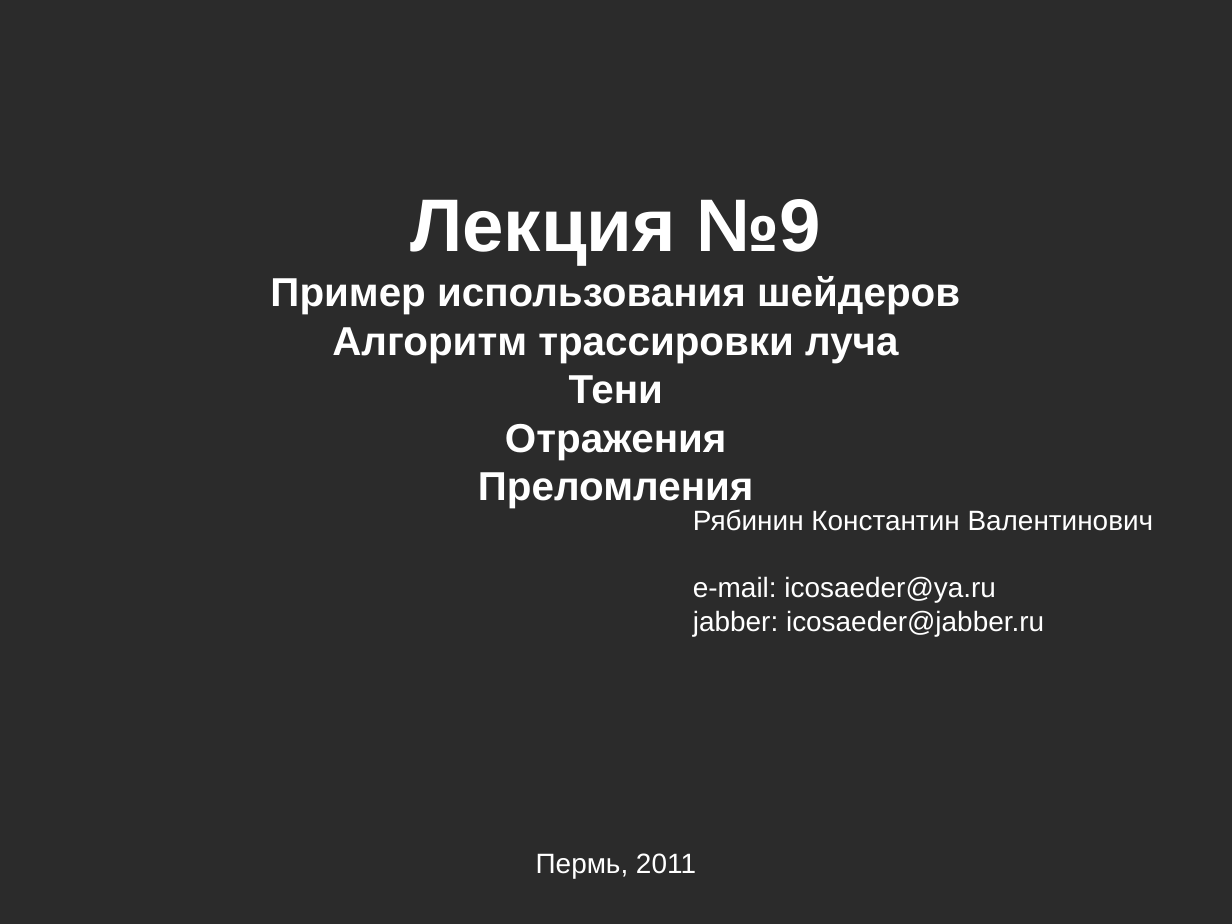
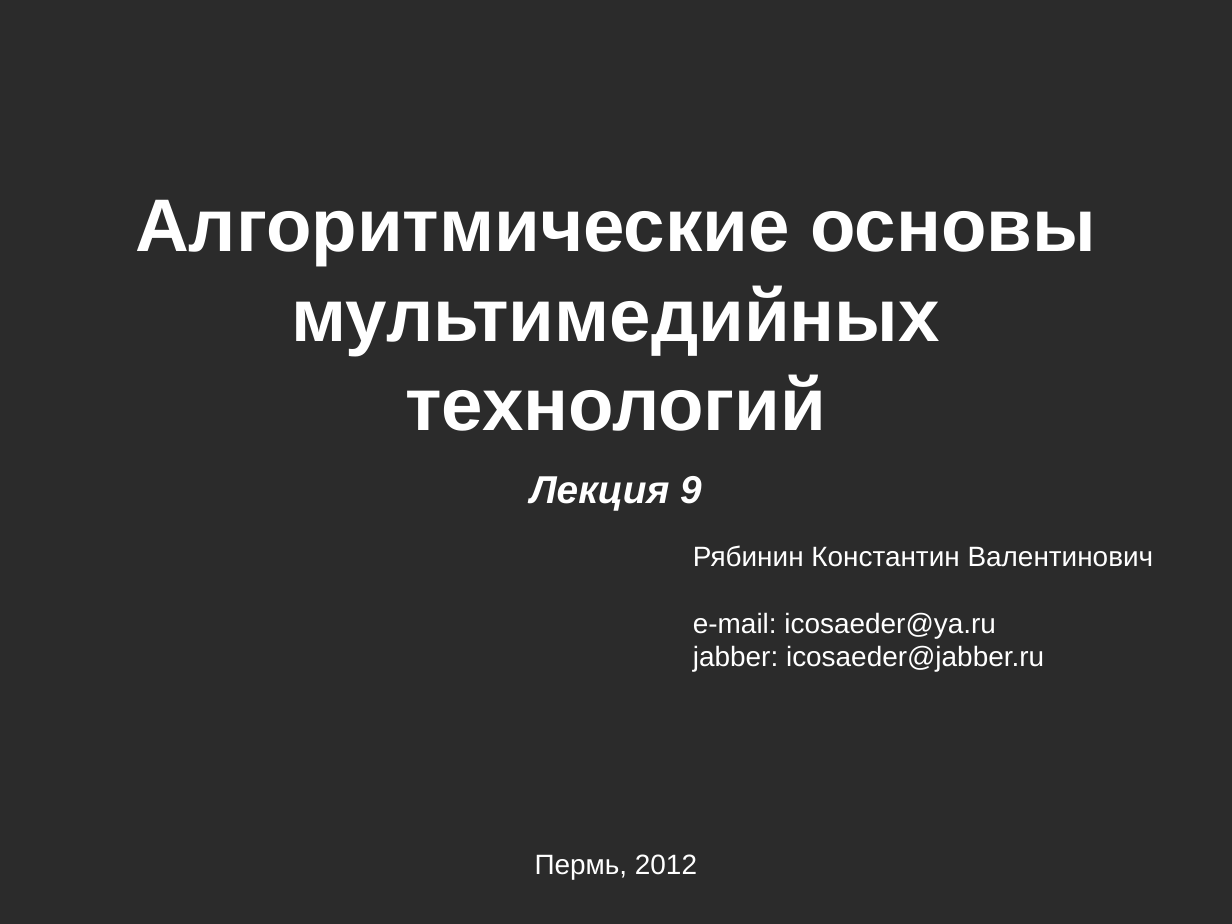
Before and after one commit to icosaeder/mmtech-lect, a slide deck: slide 1 of Лекции/Лекция №9/Лекция №9.odp. Drawn at 1232x924 pixels with LibreOffice and Linux fonts; fonts in the diff are those of the drawing; background and template pictures are left out; a plain dark background stands for a picture behind light text. Boxes give left, top, right and bottom in pixels: in the first picture for what was removed or moved away, otherwise in the second. Text is boxed around its words. In the diff, an @@ line names an element or a change of style, - is before the commit and + after.

Commit message:
update lectures 8 and 9

```diff
--- a/Лекции/Лекция №9/Лекция №9.odp
+++ b/Лекции/Лекция №9/Лекция №9.odp
@@ text at <box>135,199,1096,510</box>: text changed; size 26 to 48 pt @@
-Лекция №9
-Пример использования шейдеров
-Алгоритм трассировки луча
-Тени
-Отражения
-Преломления
+Алгоритмические основы мультимедийных технологий
+Лекция 9
@@ text "Рябинин Константин Валентинович": place and size @@
-text "Рябинин Константин Валентинович" at <box>693,509,1154,636</box>
+text "Рябинин Константин Валентинович" at <box>693,545,1154,671</box>
@@ text at <box>535,854,697,879</box>: text changed @@
-Пермь, 2011
+Пермь, 2012
```
Also in this commit, not shown: 1 other slide changed, 4 other files.
